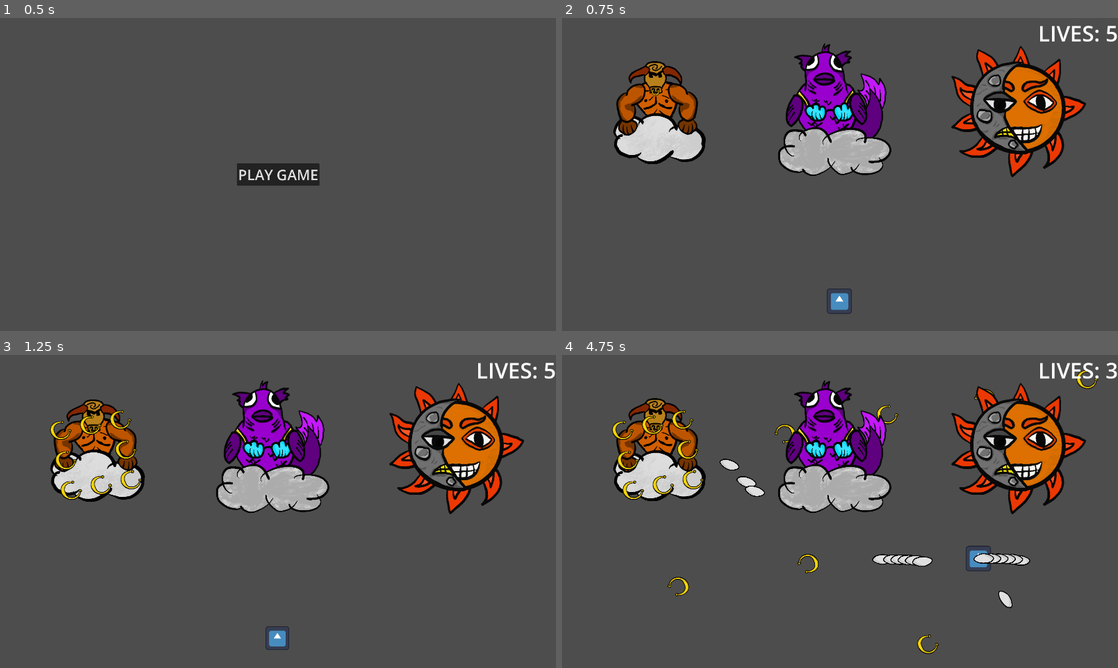
Above: before the commit, frames 1-4 (two rows, left to right).
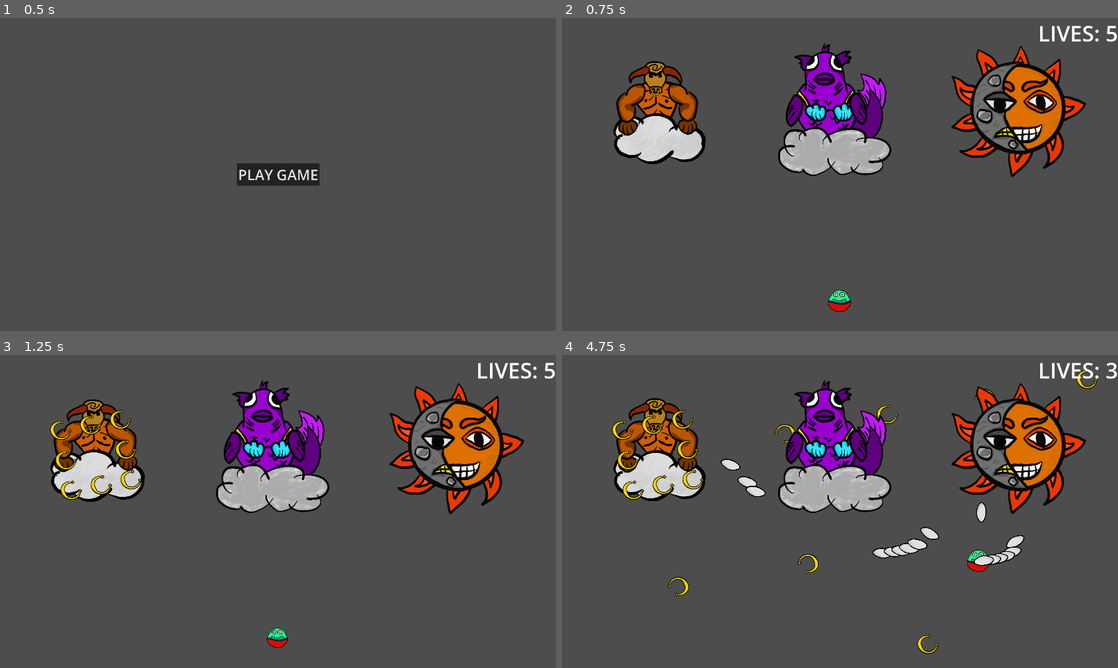
Above: after the commit, the same moments.

Repository: kaito002/bullet-hell-5
Game: Godot game, scene res://scenes/ui/main_menu.tscn
The game is run twice, just before and just after one commit, with the same random seed, the same clock (stepped at 60 frames per second) and the same inputs. The engine's default icon, where the game draws it, is replaced by a stand-in: a white triangle on a blue panel in a dark square.
Inputs (mouse positions are in pixels of both pictures, inside the frame that each line leads up to):
- Up to frame 1 (0.5 s): no input
- Up to frame 2 (0.75 s): click "PLAY GAME" at 0.5 s
- Up to frame 3 (1.25 s): no input
- Up to frame 4 (4.75 s): move the mouse to (962, 495) at 1.27 s; press the mouse at (962, 495) at 1.28 s; hold D (right) 1.28-2.03 s; move the mouse to (728, 527) at 2.02 s; release the mouse at (728, 527) at 2.03 s; hold S (down) 2.03-2.78 s; click (728, 527) at 2.1 s; move the mouse to (895, 442) at 2.77 s; press the mouse at (895, 442) at 2.78 s; hold D (right) 2.78-3.53 s; move the mouse to (812, 574) at 3.52 s; release the mouse at (812, 574) at 3.53 s; hold W (up) 3.53-4.28 s; click (812, 574) at 3.6 s; move the mouse to (1006, 558) at 4.27 s; press the mouse at (1006, 558) at 4.28 s; hold A (left) from 4.28 s (still down)

Frame 1 is identical in both runs. In frame 2, 0.3% of the frame differs, in the area x 47-53%, y 86-95%; in frame 3, 0.2%; in frame 4, 1.5%, in the area x 28-85%, y 33-81%.

Commit message:
added slime sprite to player

Diff:
--- a/scenes/player/player.tscn
+++ b/scenes/player/player.tscn
@@ -1,10 +1,10 @@
 [gd_scene load_steps=7 format=3 uid="uid://crlrot03hgdlh"]
 
 [ext_resource type="Script" path="res://scenes/player/player.gd" id="1_tvi0w"]
-[ext_resource type="Texture2D" uid="uid://bnee1tpifbovy" path="res://assets/icon.svg" id="2_1jxee"]
+[ext_resource type="Texture2D" uid="uid://dpqxj5srso3pa" path="res://assets/slime/Player.png" id="2_hs2i6"]
 
-[sub_resource type="RectangleShape2D" id="RectangleShape2D_655qa"]
-size = Vector2(80, 80)
+[sub_resource type="CircleShape2D" id="CircleShape2D_pbu3b"]
+radius = 31.0161
 
 [sub_resource type="Animation" id="Animation_4jft6"]
 length = 0.001
@@ -35,7 +35,7 @@
 "times": PackedFloat32Array(0, 0.5, 1),
 "transitions": PackedFloat32Array(1, 1, 1),
 "update": 0,
-"values": [Vector2(0.726562, 0.726562), Vector2(0.6, 0.6), Vector2(0.726562, 0.726562)]
+"values": [Vector2(0.2, 0.2), Vector2(0.15, 0.15), Vector2(0.2, 0.2)]
 }
 
 [sub_resource type="AnimationLibrary" id="AnimationLibrary_51vby"]
@@ -49,12 +49,12 @@
 script = ExtResource("1_tvi0w")
 
 [node name="Icon" type="Sprite2D" parent="."]
-position = Vector2(2.08165e-12, 2.08165e-12)
+position = Vector2(-2, -2)
 scale = Vector2(0.726562, 0.726562)
-texture = ExtResource("2_1jxee")
+texture = ExtResource("2_hs2i6")
 
 [node name="CollisionShape2D" type="CollisionShape2D" parent="."]
-shape = SubResource("RectangleShape2D_655qa")
+shape = SubResource("CircleShape2D_pbu3b")
 
 [node name="AnimationPlayer" type="AnimationPlayer" parent="."]
 libraries = {
